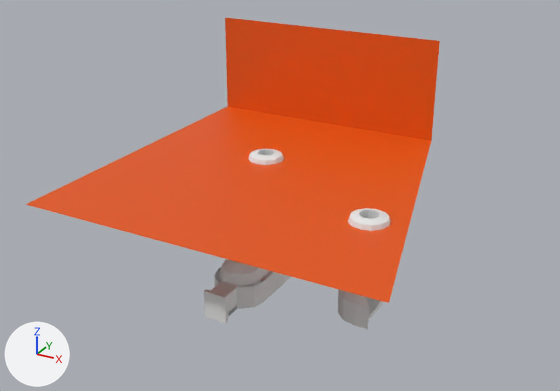
The Blender file Scenes/islands/volcano/volcano-dungeon/VolcanoDungeon.blend, before and after one commit.
Both versions are drawn from a camera (50 mm lens) standing at (151.0, -236.0, 169.0) and looking at (4.0, 32.0, 34.0). Every picture has the same lights, and +X, +Y and +Z are marked at lower left.

In view in the first picture: 'Chamber2-col', 'Cube', 'Cube-col', 'Entrance_Wall-col', 'LevelTwoLava', 'Tube2Top-col'.
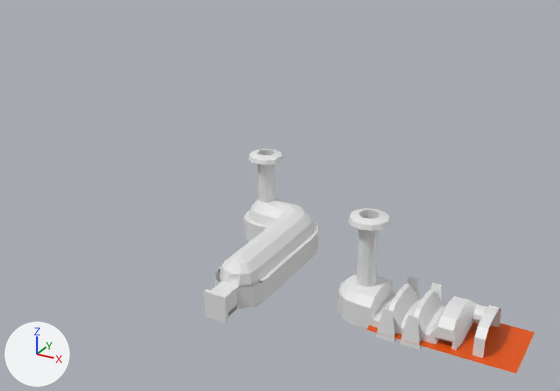
Changed parts and their boxes (x1, y1, x2, y2) in the pictures (560 x 391 px):
'LevelTwoLava', hidden (orange): before (26, 18, 440, 303)
'Chamber2-col', reshaped: before (338, 287, 394, 329); after (338, 275, 501, 358)
'Lava.001', added (orange): after (366, 322, 535, 373)
part 1 of me_cylinder_001, built on: before (354, 287, 394, 329); after (354, 276, 501, 358)
'Cube-col', unchanged, uncovered by the edit: before (211, 150, 275, 316); after (211, 150, 314, 316)
'Entrance_Wall-col', unchanged, uncovered by the edit: before (260, 271, 291, 301); after (244, 211, 318, 301)

Diff of the bpy script that builds the scene:
```diff
--- a/Scenes/islands/volcano/volcano-dungeon/VolcanoDungeon.blend.py
+++ b/Scenes/islands/volcano/volcano-dungeon/VolcanoDungeon.blend.py
@@ me_cylinder_001 @@
 # used by ob_chamber2_col; location = (50.0, 20.0, -1.0); scale = (4.8, 4.8, 1.0)
-me_cylinder_001.from_pydata(...)  # 76 vertices, 63 faces; spans x -2.28..2.47, y -2.4..2.4, z -2.0..12.7
+me_cylinder_001.from_pydata(...)  # 320 vertices, 296 faces; spans x -2.28..10.83, y -3.12..3.12, z -2.0..12.0
+# me_cylinder_001 part 1
+# 4 vertices in x 1.32, y -2.4..2.4, z -1.98..7.98 move by (0.14, 0.0, 0.0)
+# 3 vertices move from x 0.74..2.47, y -1.68..1.68, z 10.99..12.7 to x 1.46, y -1.68..1.68, z 10.99..12.0
+# 144 vertices are added at x 1.67..10.0, y -3.12..3.12, z -2.0..12.0
+# 31 new vertices lie (0.83, 0.0, 0.0) away from vertices in x 2.71..10.0, y -2.92..2.92, z -1.98..12.0
+# 5 new vertices lie (0.21, 0.0, 1.0) away from vertices in x 2.71..9.79, y -2.4..2.4, z 2.0..6.0
+# 5 new vertices lie (0.0, 0.0, 4.98) away from vertices in x 2.92..10.83, y -2.4..2.4, z 3.0
+# 5 new vertices lie (0.0, 0.0, -2.98) away from vertices in x 1.67..4.37, y -2.4..2.4, z 1.0
+# 5 new vertices lie (-0.41, 0.0, 0.0) away from vertices in x 4.37, y -2.4..2.4, z -1.98..3.11
+# 6 new vertices lie (0.0, -0.85, 0.5) away from vertices in x 1.67..5.0, y 1.68, z 4.11..10.99
+# 7 new vertices lie (0.41, 0.0, 0.0) away from vertices in x 2.92, y -2.4..2.4, z 3.0..11.49
+# 7 new vertices lie (0.0, 0.83, 0.5) away from vertices in x 1.67..5.0, y -1.68, z 4.11..10.99
+# 8 new vertices lie (0.42, 0.0, 0.0) away from vertices in x 5.0, y -2.4..2.4, z 3.0..11.49
+# 7 new vertices lie (1.25, 0.0, 0.0) away from vertices in x 7.08, y -2.4..2.4, z -1.98..12.0
+# 9 new vertices lie (0.42, 0.0, 0.0) away from vertices in x 6.04, y -2.4..2.4, z -1.98..5.11
+# 5 new vertices lie (0.8, 0.0, 0.0) away from vertices in x 7.31, y -2.09..-1.25, z -1.75..2.4
+# 233 new faces join them
@@ me_plane_001 @@
+me_plane_001.from_pydata([(-1.2, -9.6, 0.0), (1.0, -11.5, 0.0), (-1.2, 9.6, 0.0), (1.0, 11.5, 0.0), (6.3, -11.5, 0.0), (6.3, 11.5, 0.0), (11.7, -11.5, 0.0), (11.7, 11.5, 0.0), (58.9, -11.5, 0.0), (58.9, 11.5, 0.0), (6.3, -15.0, 0.0), (11.7, -15.0, 0.0), (6.3, 15.0, 0.0), (11.7, 15.0, 0.0), (1.0, 11.5, 0.0), (1.0, 15.0, 0.0), (58.9, 11.5, 0.0), (58.9, 15.0, 0.0), (58.9, -11.5, 0.0), (58.9, -15.0, 0.0), (1.0, -11.5, 0.0), (1.0, -15.0, 0.0)], [], [(0, 1, 3, 2), (3, 1, 4, 5), (5, 4, 6, 7), (7, 6, 8, 9), (6, 4, 10, 11), (5, 7, 13, 12), (5, 12, 15, 14), (13, 7, 16, 17), (6, 11, 19, 18), (10, 4, 20, 21)])
+me_plane_001.materials.append(mat_material)  # orange #e75600
@@ ob_leveltwolava @@
 ob_leveltwolava.location = (-19.0, 60.0, 38.0)
+ob_leveltwolava.hide_set(True)  # its collection is switched off
@@ ob_lava_001 @@
+ob_lava_001 = bpy.data.objects.new('Lava.001', me_plane_001)
+ob_lava_001.location = (56.0, 20.0, -1.0)
```
